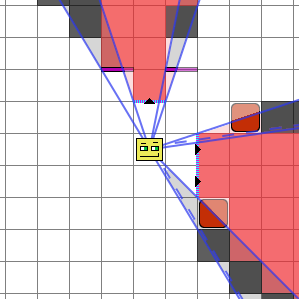
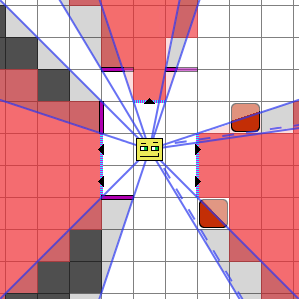
Comparing the layer stacks of the two 299 x 299 images. Changes:
painted on "Ex6 Rays" over [0, 0, 147, 299]
painted on "Ex6 Walls" over [99, 101, 134, 200]
painted on "Ex6 Warps" over [98, 133, 104, 198]
painted on "Ex6 Shadows" over [0, 1, 229, 299]
painted on "Ex6 Shadow Tiles" over [0, 0, 299, 299]
